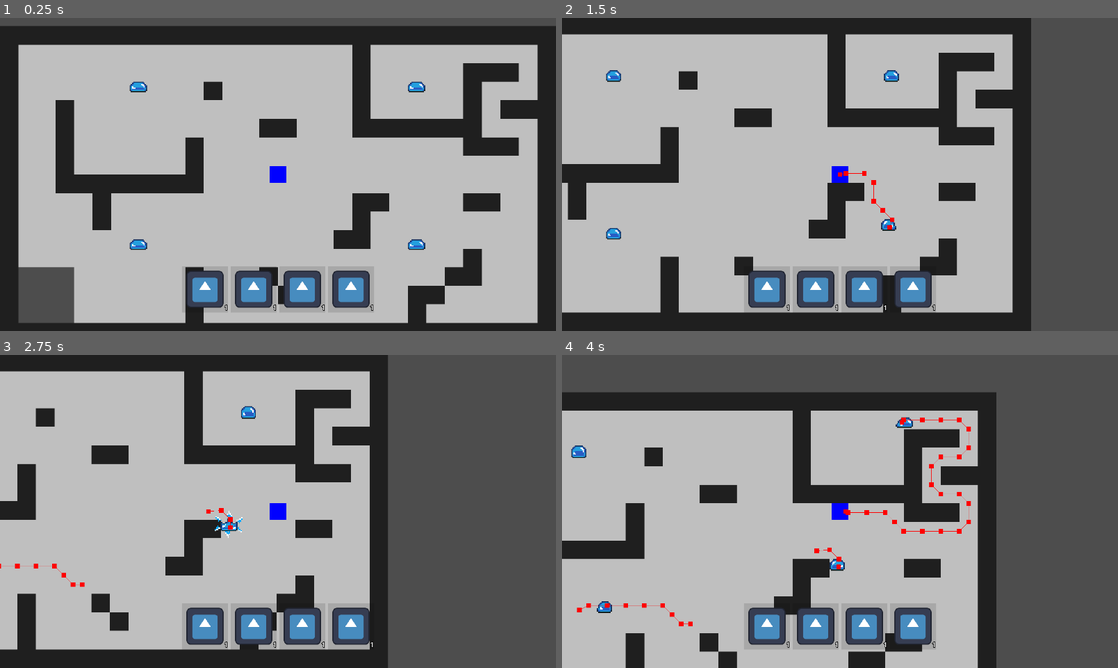
Above: before the commit, frames 1-4 (two rows, left to right).
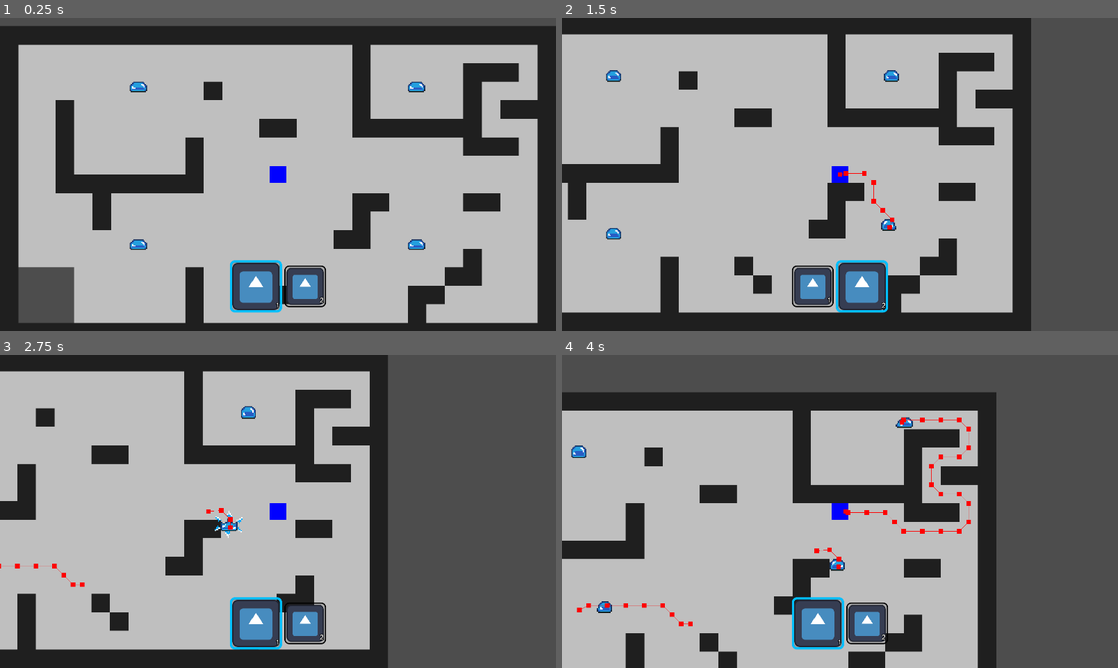
Above: after the commit, the same moments.

Repository: Marshmallows7920/Comp-2060
Game: Godot game, scene res://Scenes/Levels/enemy_test_scene.tscn
Two runs of this game, one before a commit and one after it. Both use one fixed random seed, a clock stepped at 60 frames per second and the inputs below. This scene is started directly instead of the project's main scene. The engine's default icon, where the game draws it, is replaced by a stand-in: a white triangle on a blue panel in a dark square.
Inputs (mouse positions are in pixels of both pictures, inside the frame that each line leads up to):
- Up to frame 1 (0.25 s): no input
- Up to frame 2 (1.5 s): move the mouse to (962, 158) at 0.52 s; hold Right (MoveRight) 0.53-1.28 s; tap Mouse wheel down (NextSlot) at 0.6 s; tap Mouse wheel up (PrevSlot) at 0.8, 1.35 s; move the mouse to (728, 190) at 1.27 s; hold Down (MoveDown) from 1.28 s (still down)
- Up to frame 3 (2.75 s): tap Mouse wheel down (NextSlot) at 1.55, 2.1 s; move the mouse to (333, 442) at 2.02 s; release Down (MoveDown) at 2.03 s; hold Right (MoveRight) from 2.03 s (still down); tap Mouse wheel up (PrevSlot) at 2.3 s
- Up to frame 4 (4 s): move the mouse to (812, 574) at 2.77 s; release Right (MoveRight) at 2.78 s; hold Up (MoveUp) 2.78-3.53 s; tap Mouse wheel up (PrevSlot) at 2.85, 3.8 s; tap Mouse wheel down (NextSlot) at 3.05, 3.6 s; move the mouse to (1006, 558) at 3.52 s; hold Left (MoveLeft) from 3.53 s (still down)

The runs differ from the first frame. In frame 1, 3.3% of the frame differs, in the area x 33-68%, y 77-95%; in frame 2, 3.3%; in frame 3, 3.3%; in frame 4, 3.3%.

Commit message:
hotbar can be updated and changed with functions now

Diff:
--- a/Scenes/Menus/hotbar.tscn
+++ b/Scenes/Menus/hotbar.tscn
@@ -11,6 +11,7 @@
 grow_horizontal = 2
 grow_vertical = 2
 script = ExtResource("1_xvn15")
+hotbarSlotScene = "res://Scenes/Menus/hotbar_slot.tscn"
 
 [node name="MarginContainer" type="MarginContainer" parent="."]
 layout_mode = 1
--- /dev/null
+++ b/Scenes/Menus/hotbar_slot.gd
@@ -0,0 +1,28 @@
+extends AspectRatioContainer
+
+@export_file("*.stylebox") var selected_style:String
+@export_file("*.stylebox") var not_selected_style:String
+
+# Called when the node enters the scene tree for the first time.
+func _ready():
+	pass # Replace with function body.
+
+
+# Called every frame. 'delta' is the elapsed time since the previous frame.
+func _process(delta):
+	pass
+
+func set_num(num):
+	$PanelContainer/SlotNumber.text = str(num)
+
+func set_sprite(sprite):
+	$PanelContainer/TextureRect.texture = sprite
+
+func outline(is_selected):
+	if is_selected:
+		$PanelContainer.add_theme_stylebox_override("panel", load(selected_style))
+		if custom_minimum_size == Vector2.ZERO:
+			custom_minimum_size = size * 1.25
+	else:
+		$PanelContainer.add_theme_stylebox_override("panel", load(not_selected_style))
+		custom_minimum_size = Vector2.ZERO
--- a/Scenes/Menus/hotbar_slot.tscn
+++ b/Scenes/Menus/hotbar_slot.tscn
@@ -1,28 +1,27 @@
-[gd_scene load_steps=2 format=3 uid="uid://del36cuajklsx"]
+[gd_scene load_steps=4 format=3 uid="uid://del36cuajklsx"]
 
 [ext_resource type="Texture2D" uid="uid://di7owah62imbp" path="res://icon.svg" id="1_a0yun"]
+[ext_resource type="Script" path="res://Scenes/Menus/hotbar_slot.gd" id="1_kkbv7"]
+[ext_resource type="StyleBox" uid="uid://cn428uk6xlisg" path="res://Styles/hotbar_slot_panel_selected.stylebox" id="2_j1wd2"]
 
 [node name="HotbarSlot" type="AspectRatioContainer"]
+offset_right = 144.0
+offset_bottom = 144.0
 size_flags_horizontal = 4
 size_flags_vertical = 4
+script = ExtResource("1_kkbv7")
+selected_style = "res://Styles/hotbar_slot_panel_selected.stylebox"
+not_selected_style = "res://Styles/hotbar_slot_panel_not_selected.stylebox"
 
-[node name="ColorRect" type="ColorRect" parent="."]
-custom_minimum_size = Vector2(128, 128)
+[node name="PanelContainer" type="PanelContainer" parent="."]
 layout_mode = 2
-color = Color(0, 0, 0, 0.121569)
+theme_override_styles/panel = ExtResource("2_j1wd2")
 
-[node name="MarginContainer" type="MarginContainer" parent="."]
-layout_mode = 2
-theme_override_constants/margin_left = 16
-theme_override_constants/margin_top = 16
-theme_override_constants/margin_right = 16
-theme_override_constants/margin_bottom = 16
-
-[node name="TextureRect" type="TextureRect" parent="MarginContainer"]
+[node name="TextureRect" type="TextureRect" parent="PanelContainer"]
 layout_mode = 2
 texture = ExtResource("1_a0yun")
 
-[node name="SlotNumber" type="Label" parent="."]
+[node name="SlotNumber" type="Label" parent="PanelContainer"]
 layout_mode = 2
 size_flags_horizontal = 8
 size_flags_vertical = 8
--- a/Scripts/hotbar.gd
+++ b/Scripts/hotbar.gd
@@ -1,10 +1,13 @@
 extends Control
 
 @onready var slotContainer = $MarginContainer/SlotContainer
+@export_file("*.tscn") var hotbarSlotScene:String
+var slots
 
 # Called when the node enters the scene tree for the first time.
 func _ready():
-	pass # Replace with function body.
+	for node in slotContainer.get_children():
+		node.queue_free()
 
 
 # Called every frame. 'delta' is the elapsed time since the previous frame.
@@ -12,5 +15,29 @@
 	pass
 
 
-func setSlot(slotNum, spell):
-	pass
+func update(numSlots, spells, selected):
+	var index = slotContainer.get_child_count()
+	for i in range(1, index+1):
+		update_slot(i, spells[i-1], i == selected)
+	while(index < numSlots):
+		add_slot(index, spells[index-1], index == selected)
+		index += 1
+
+
+func add_slot(num, spell, is_selected):
+	var slot = load(hotbarSlotScene).instantiate()
+	slot.set_num(num)
+	#get texture for spell
+	#var sprite = load(spellSprite)
+	#slot.set_texture(sprite)
+	slot.outline(is_selected)
+	slotContainer.add_child(slot)
+
+
+func update_slot(num, spell, is_selected):
+	var slot = slotContainer.get_children()[num-1]
+	slot.set_num(num)
+	#get texture for spell
+	#var sprite = load(spellSprite)
+	#slot.set_texture(sprite)
+	slot.outline(is_selected)
--- a/Scripts/test_player.gd
+++ b/Scripts/test_player.gd
@@ -8,13 +8,28 @@
 @onready var hotbar = $CanvasLayer/Hotbar
 @export var numSpellSlots:int = 2
 const MAX_SPELL_SLOTS = 4
-var spellSlots = ["fireball", "icicle"]
-var slotSelected = 0
+var spellSlots = ["fireball", "icicle", "", ""]
+var slotSelected = 1
 @export_file("*.tscn") var hotbarSlotScene:String
 
 
 func _ready():
-	pass
+	numSpellSlots = clampi(numSpellSlots, 1, MAX_SPELL_SLOTS)
+	updateHotbar()
+
+
+func _process(delta):
+	for i in range(1,numSpellSlots+1):
+		if Input.is_action_just_pressed("Slot"+str(i)):
+			if numSpellSlots >= i:
+				slotSelected = i
+	if Input.is_action_just_pressed("NextSlot"):
+		slotSelected = wrapi(slotSelected+1, 1, numSpellSlots+1)
+		print(slotSelected)
+	elif Input.is_action_just_pressed("PrevSlot"):
+		slotSelected = wrapi(slotSelected-1, 1, numSpellSlots+1)
+		print(slotSelected)
+	updateHotbar()
 
 
 
@@ -36,6 +51,15 @@
 	move_and_slide()
 
 
+
+func updateHotbar():
+	if hotbar != null:
+		hotbar.update(numSpellSlots, spellSlots, slotSelected)
+	else:
+		print("NO HOTBAR!")
+
+
+
 func attacked(type:String, power:int):
 	print("Attacked by %s type attack with %s power." % [type, power])
 	hp -= power
Binary file added: Styles/hotbar_slot_panel_not_selected.stylebox
Binary file added: Styles/hotbar_slot_panel_selected.stylebox
